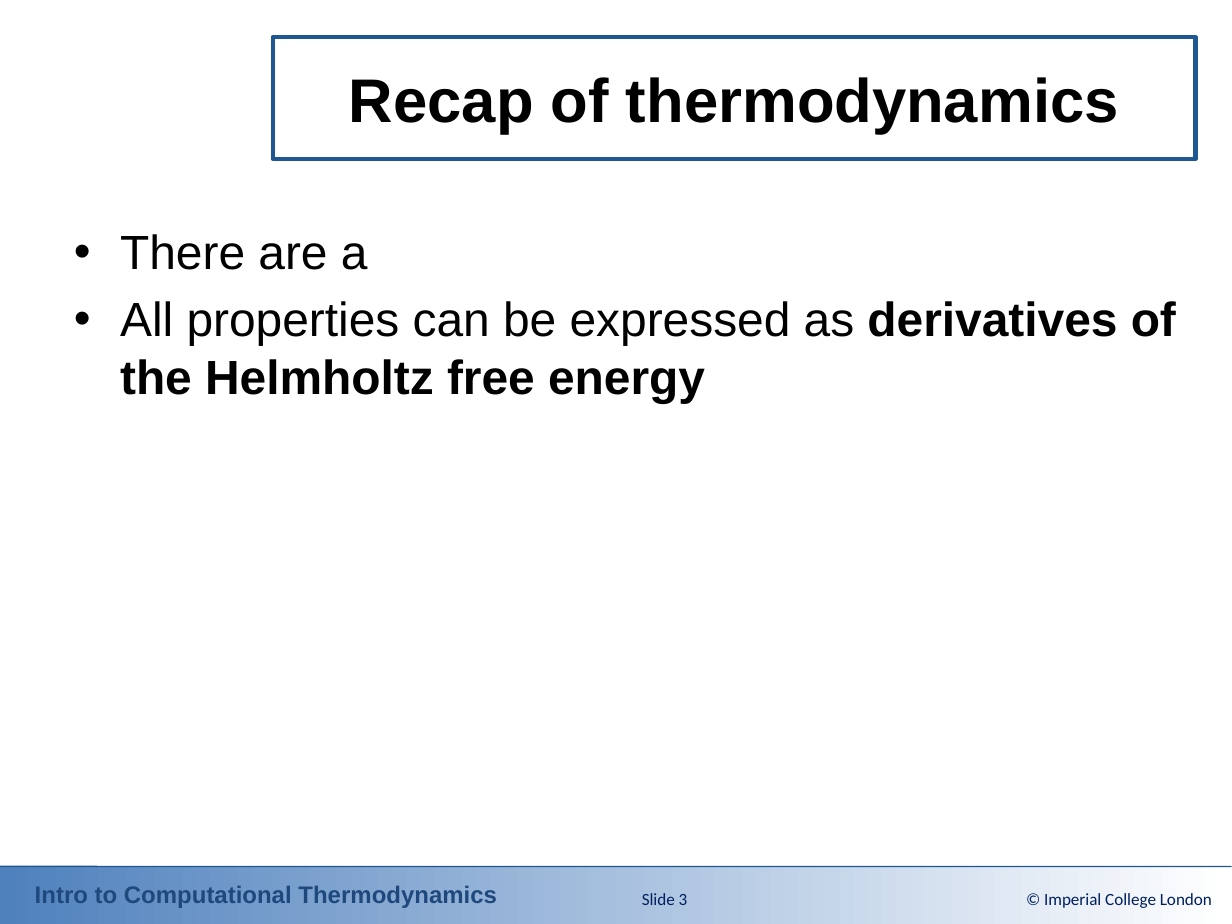
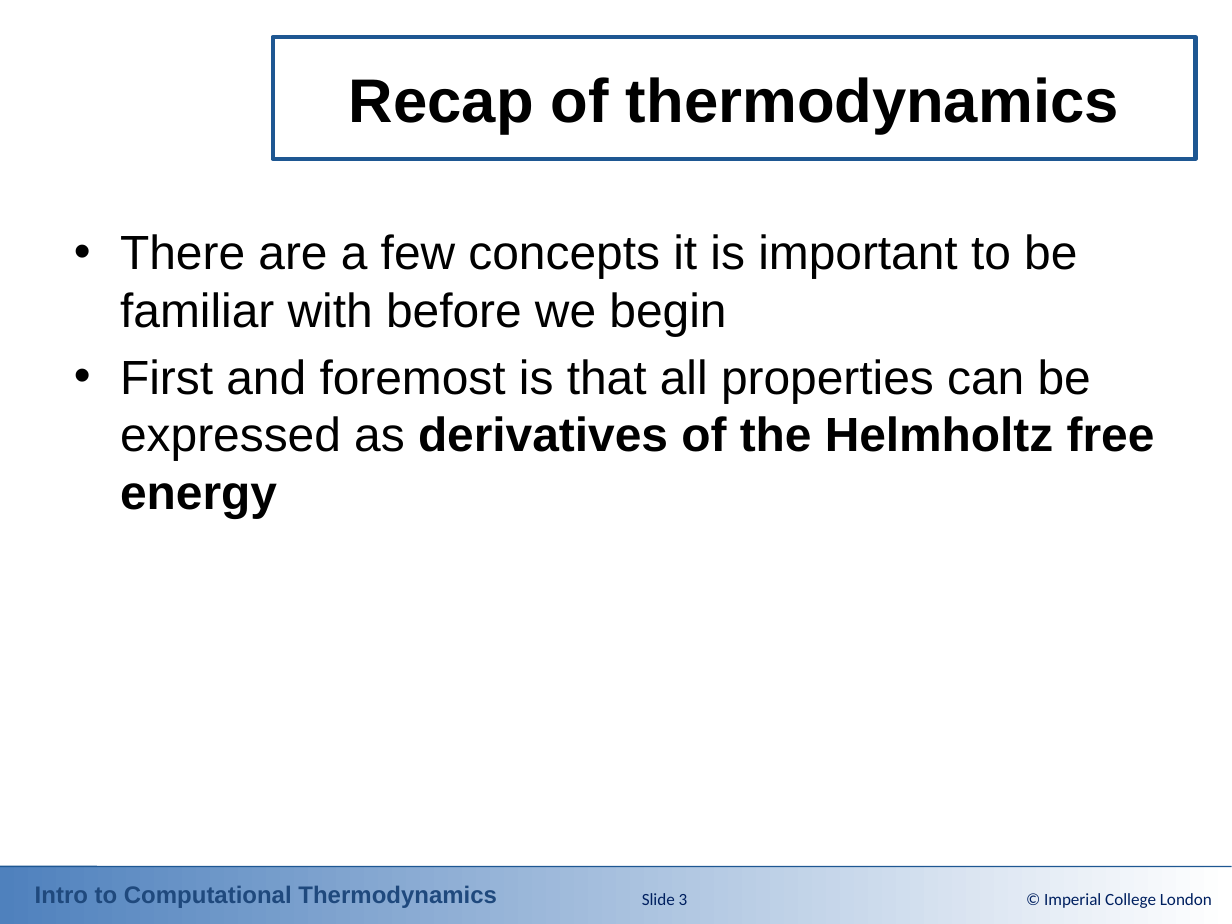
Before and after one commit to ClapeyronThermo/introduction-to-computational-thermodynamics, a slide deck: slide 3 of Part 1 - Review/Powerpoint Slides/1-1_Introduction.pptx. Drawn at 1232x924 pixels with LibreOffice and Linux fonts; fonts in the diff are those of the drawing; background and template pictures are left out. Boxes give left, top, right and bottom in pixels: in the first picture for what was removed or moved away, otherwise in the second. Text is boxed around its words. In the diff, an @@ line names an element or a change of style, - is before the commit and + after.

```diff
--- a/Part 1 - Review/Powerpoint Slides/1-1_Introduction.pptx
+++ b/Part 1 - Review/Powerpoint Slides/1-1_Introduction.pptx
@@ text at [120,234,1155,518]: text changed @@
-• There are a
-• All properties can be expressed as derivatives of the Helmholtz free energy
+• There are a few concepts it is important to be familiar with before we begin
+• First and foremost is that all properties can be expressed as derivatives of the Helmholtz free energy
```
Also in this commit, not shown: 2 other slides changed, 7 other files.
